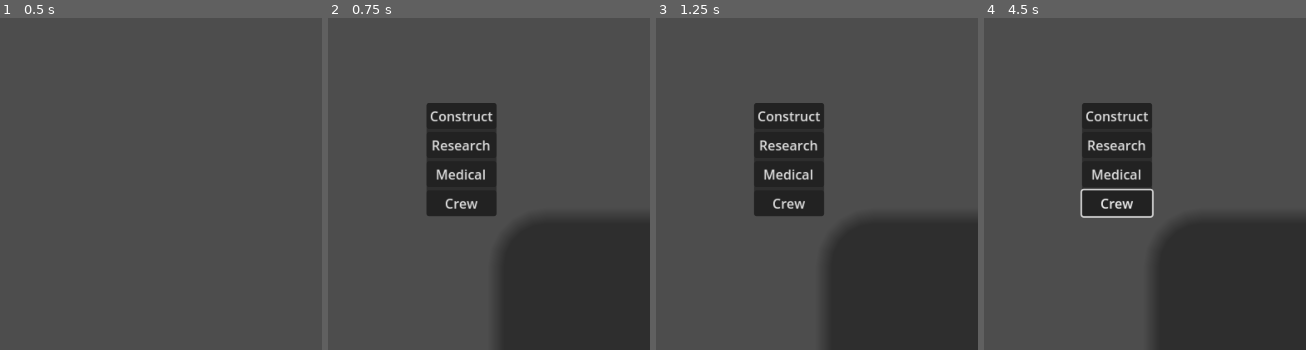
Above: before the commit, frames 1-4 (left to right).
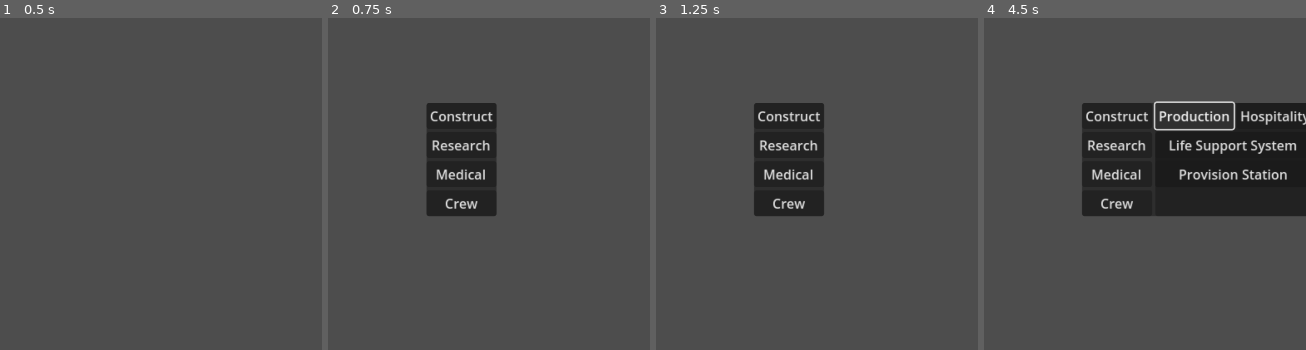
Above: after the commit, the same moments.

Repository: AxisTrotec/Astra
Game: Godot game, scene res://Scenes/World Generation/World Generation.tscn
The game is run twice, just before and just after one commit, with the same random seed, the same clock (stepped at 60 frames per second) and the same inputs.
Inputs (mouse positions are in pixels of both pictures, inside the frame that each line leads up to):
- Up to frame 1 (0.5 s): no input
- Up to frame 2 (0.75 s): tap Enter at 0.5 s; move the mouse to (427, 104) at 0.52 s; hold Right from 0.53 s (still down); hold Ctrl from 0.53 s (still down); click (427, 104) at 0.67 s
- Up to frame 3 (1.25 s): keep holding Right; keep holding Ctrl
- Up to frame 4 (4.5 s): release Right at 1.25 s; release Ctrl at 1.25 s; click "Construct" at 1.25 s; click "Research" at 2 s; click "Medical" at 2.75 s; click "Crew" at 3.5 s; click (1193, 114) at 4.25 s, where only the run after the commit has a clickable "Production"

Frame 1 is identical in both runs. In frame 2, 18% of the frame differs, in the area x 53-100%, y 60-100%; in frame 3, 18%; in frame 4, 34%, in the area x 29-100%, y 25-100%.

Commit message:
New version

Diff:
--- a/Scenes/InfoPanel/build_panel.tscn
+++ b/Scenes/InfoPanel/build_panel.tscn
@@ -1,7 +1,6 @@
-[gd_scene load_steps=3 format=3 uid="uid://dip1rvsm35qy2"]
+[gd_scene load_steps=2 format=3 uid="uid://dip1rvsm35qy2"]
 
 [ext_resource type="Script" path="res://Scripts/Panels/build_panel.gd" id="1_lerrl"]
-[ext_resource type="PackedScene" uid="uid://vni0a6kjo5pu" path="res://Scenes/construct_btn.tscn" id="2_36l0t"]
 
 [node name="BuildPanel" type="PanelContainer"]
 offset_right = 40.0
@@ -11,25 +10,156 @@
 [node name="MarginContainer" type="MarginContainer" parent="."]
 layout_mode = 2
 
-[node name="VBoxContainer" type="VBoxContainer" parent="MarginContainer"]
+[node name="HBoxContainer" type="HBoxContainer" parent="MarginContainer"]
 layout_mode = 2
 
-[node name="ConstructBtn" parent="MarginContainer/VBoxContainer" instance=ExtResource("2_36l0t")]
+[node name="Main" type="VBoxContainer" parent="MarginContainer/HBoxContainer"]
 layout_mode = 2
 
-[node name="ResearchBtn" type="Button" parent="MarginContainer/VBoxContainer"]
+[node name="ConstructBtn" type="Button" parent="MarginContainer/HBoxContainer/Main"]
+layout_mode = 2
+text = "Construct"
+
+[node name="ResearchBtn" type="Button" parent="MarginContainer/HBoxContainer/Main"]
 layout_mode = 2
 text = "Research"
 
-[node name="MedicalBtn" type="Button" parent="MarginContainer/VBoxContainer"]
+[node name="MedicalBtn" type="Button" parent="MarginContainer/HBoxContainer/Main"]
 layout_mode = 2
 text = "Medical"
 
-[node name="CrewBtn" type="Button" parent="MarginContainer/VBoxContainer"]
+[node name="CrewBtn" type="Button" parent="MarginContainer/HBoxContainer/Main"]
 layout_mode = 2
 text = "Crew"
 
-[connection signal="pressed" from="MarginContainer/VBoxContainer/ConstructBtn" to="." method="_on_construct_btn_pressed"]
-[connection signal="pressed" from="MarginContainer/VBoxContainer/ResearchBtn" to="." method="_on_research_btn_pressed"]
-[connection signal="pressed" from="MarginContainer/VBoxContainer/MedicalBtn" to="." method="_on_medical_btn_pressed"]
-[connection signal="pressed" from="MarginContainer/VBoxContainer/CrewBtn" to="." method="_on_crew_btn_pressed"]
+[node name="ConstructPanel" type="PanelContainer" parent="MarginContainer/HBoxContainer"]
+visible = false
+layout_mode = 2
+
+[node name="VBoxContainer2" type="VBoxContainer" parent="MarginContainer/HBoxContainer/ConstructPanel"]
+layout_mode = 2
+
+[node name="ConstructList" type="HBoxContainer" parent="MarginContainer/HBoxContainer/ConstructPanel/VBoxContainer2"]
+layout_mode = 2
+
+[node name="Production" type="Button" parent="MarginContainer/HBoxContainer/ConstructPanel/VBoxContainer2/ConstructList"]
+layout_mode = 2
+text = "Production"
+
+[node name="Hospitality" type="Button" parent="MarginContainer/HBoxContainer/ConstructPanel/VBoxContainer2/ConstructList"]
+layout_mode = 2
+text = "Hospitality"
+
+[node name="Military" type="Button" parent="MarginContainer/HBoxContainer/ConstructPanel/VBoxContainer2/ConstructList"]
+layout_mode = 2
+text = "Military"
+
+[node name="Development" type="Button" parent="MarginContainer/HBoxContainer/ConstructPanel/VBoxContainer2/ConstructList"]
+layout_mode = 2
+text = "Development"
+
+[node name="ProductionPanel" type="PanelContainer" parent="MarginContainer/HBoxContainer/ConstructPanel/VBoxContainer2"]
+visible = false
+layout_mode = 2
+size_flags_horizontal = 3
+
+[node name="VBoxContainer" type="VBoxContainer" parent="MarginContainer/HBoxContainer/ConstructPanel/VBoxContainer2/ProductionPanel"]
+layout_mode = 2
+
+[node name="1" type="HBoxContainer" parent="MarginContainer/HBoxContainer/ConstructPanel/VBoxContainer2/ProductionPanel/VBoxContainer"]
+layout_mode = 2
+
+[node name="LSS" type="Button" parent="MarginContainer/HBoxContainer/ConstructPanel/VBoxContainer2/ProductionPanel/VBoxContainer/1" groups=["facilities"]]
+layout_mode = 2
+size_flags_horizontal = 3
+text = "Life Support System"
+
+[node name="SPS" type="Button" parent="MarginContainer/HBoxContainer/ConstructPanel/VBoxContainer2/ProductionPanel/VBoxContainer/1" groups=["facilities"]]
+layout_mode = 2
+size_flags_horizontal = 3
+text = "Solar Panel System"
+
+[node name="2" type="HBoxContainer" parent="MarginContainer/HBoxContainer/ConstructPanel/VBoxContainer2/ProductionPanel/VBoxContainer"]
+layout_mode = 2
+
+[node name="Provision" type="Button" parent="MarginContainer/HBoxContainer/ConstructPanel/VBoxContainer2/ProductionPanel/VBoxContainer/2" groups=["facilities"]]
+layout_mode = 2
+size_flags_horizontal = 3
+text = "Provision Station"
+
+[node name="Hydroponic" type="Button" parent="MarginContainer/HBoxContainer/ConstructPanel/VBoxContainer2/ProductionPanel/VBoxContainer/2" groups=["facilities"]]
+layout_mode = 2
+size_flags_horizontal = 3
+text = "Hydroponic Bar"
+
+[node name="HospitalityPanel" type="PanelContainer" parent="MarginContainer/HBoxContainer/ConstructPanel/VBoxContainer2"]
+visible = false
+layout_mode = 2
+size_flags_horizontal = 3
+
+[node name="VBoxContainer" type="VBoxContainer" parent="MarginContainer/HBoxContainer/ConstructPanel/VBoxContainer2/HospitalityPanel"]
+layout_mode = 2
+
+[node name="1" type="HBoxContainer" parent="MarginContainer/HBoxContainer/ConstructPanel/VBoxContainer2/HospitalityPanel/VBoxContainer"]
+layout_mode = 2
+
+[node name="Residences" type="Button" parent="MarginContainer/HBoxContainer/ConstructPanel/VBoxContainer2/HospitalityPanel/VBoxContainer/1" groups=["facilities"]]
+layout_mode = 2
+size_flags_horizontal = 3
+text = "Residences"
+
+[node name="Medical" type="Button" parent="MarginContainer/HBoxContainer/ConstructPanel/VBoxContainer2/HospitalityPanel/VBoxContainer/1" groups=["facilities"]]
+layout_mode = 2
+size_flags_horizontal = 3
+text = "Medical Bay"
+
+[node name="MilitaryPanel" type="PanelContainer" parent="MarginContainer/HBoxContainer/ConstructPanel/VBoxContainer2"]
+visible = false
+layout_mode = 2
+size_flags_horizontal = 3
+
+[node name="VBoxContainer" type="VBoxContainer" parent="MarginContainer/HBoxContainer/ConstructPanel/VBoxContainer2/MilitaryPanel"]
+layout_mode = 2
+
+[node name="1" type="HBoxContainer" parent="MarginContainer/HBoxContainer/ConstructPanel/VBoxContainer2/MilitaryPanel/VBoxContainer"]
+layout_mode = 2
+
+[node name="Armoury" type="Button" parent="MarginContainer/HBoxContainer/ConstructPanel/VBoxContainer2/MilitaryPanel/VBoxContainer/1" groups=["facilities"]]
+layout_mode = 2
+size_flags_horizontal = 3
+text = "Armoury"
+
+[node name="Hangar" type="Button" parent="MarginContainer/HBoxContainer/ConstructPanel/VBoxContainer2/MilitaryPanel/VBoxContainer/1" groups=["facilities"]]
+layout_mode = 2
+size_flags_horizontal = 3
+text = "Hangar"
+
+[node name="DevelopmentPanel" type="PanelContainer" parent="MarginContainer/HBoxContainer/ConstructPanel/VBoxContainer2"]
+visible = false
+layout_mode = 2
+size_flags_horizontal = 3
+
+[node name="VBoxContainer" type="VBoxContainer" parent="MarginContainer/HBoxContainer/ConstructPanel/VBoxContainer2/DevelopmentPanel"]
+layout_mode = 2
+
+[node name="1" type="HBoxContainer" parent="MarginContainer/HBoxContainer/ConstructPanel/VBoxContainer2/DevelopmentPanel/VBoxContainer"]
+layout_mode = 2
+
+[node name="Research" type="Button" parent="MarginContainer/HBoxContainer/ConstructPanel/VBoxContainer2/DevelopmentPanel/VBoxContainer/1" groups=["facilities"]]
+layout_mode = 2
+size_flags_horizontal = 3
+text = "Research Station"
+
+[node name="Engineering" type="Button" parent="MarginContainer/HBoxContainer/ConstructPanel/VBoxContainer2/DevelopmentPanel/VBoxContainer/1" groups=["facilities"]]
+layout_mode = 2
+size_flags_horizontal = 3
+text = "Engineering Station"
+
+[connection signal="pressed" from="MarginContainer/HBoxContainer/Main/ConstructBtn" to="." method="_on_construct_btn_pressed"]
+[connection signal="pressed" from="MarginContainer/HBoxContainer/Main/ResearchBtn" to="." method="_on_research_btn_pressed"]
+[connection signal="pressed" from="MarginContainer/HBoxContainer/Main/MedicalBtn" to="." method="_on_medical_btn_pressed"]
+[connection signal="pressed" from="MarginContainer/HBoxContainer/Main/CrewBtn" to="." method="_on_crew_btn_pressed"]
+[connection signal="pressed" from="MarginContainer/HBoxContainer/ConstructPanel/VBoxContainer2/ConstructList/Production" to="." method="_on_production_pressed"]
+[connection signal="pressed" from="MarginContainer/HBoxContainer/ConstructPanel/VBoxContainer2/ConstructList/Hospitality" to="." method="_on_hospitality_pressed"]
+[connection signal="pressed" from="MarginContainer/HBoxContainer/ConstructPanel/VBoxContainer2/ConstructList/Military" to="." method="_on_military_pressed"]
+[connection signal="pressed" from="MarginContainer/HBoxContainer/ConstructPanel/VBoxContainer2/ConstructList/Development" to="." method="_on_development_pressed"]
--- a/Scenes/World Generation/World Generation.tscn
+++ b/Scenes/World Generation/World Generation.tscn
@@ -8,6 +8,7 @@
 [ext_resource type="PackedScene" uid="uid://ccxncict6cq11" path="res://Entities/HQ.tscn" id="4_cvp68"]
 [ext_resource type="PackedScene" uid="uid://dip1rvsm35qy2" path="res://Scenes/InfoPanel/build_panel.tscn" id="5_iogo4"]
 [ext_resource type="Script" path="res://Scripts/World Generation/TileMap.gd" id="7_dh57s"]
+[ext_resource type="Script" path="res://Scripts/Build_preview.gd" id="9_arw4f"]
 
 [sub_resource type="TileSetAtlasSource" id="TileSetAtlasSource_b4qke"]
 texture = ExtResource("2_wjk1c")
@@ -28,6 +29,7 @@
 script = ExtResource("2_ce041")
 
 [node name="Counter Bar" parent="Camera2D" instance=ExtResource("2_esr7y")]
+visible = false
 
 [node name="InfoPanel" parent="Camera2D" instance=ExtResource("2_pqhvx")]
 visible = false
@@ -56,3 +58,6 @@
 [node name="HQ" parent="." instance=ExtResource("4_cvp68")]
 visible = false
 position = Vector2(0, -2)
+
+[node name="Build_preview" type="CanvasLayer" parent="."]
+script = ExtResource("9_arw4f")
--- a/Scenes/construct_btn.tscn
+++ /dev/null
@@ -1,20 +0,0 @@
-[gd_scene load_steps=2 format=3 uid="uid://vni0a6kjo5pu"]
-
-[ext_resource type="Script" path="res://Scripts/Panels/construct_btn.gd" id="1_h40hq"]
-
-[node name="ConstructBtn" type="Button"]
-text = "Construct"
-script = ExtResource("1_h40hq")
-
-[node name="HBoxContainer" type="HBoxContainer" parent="."]
-visible = false
-layout_mode = 0
-offset_right = 40.0
-offset_bottom = 40.0
-
-[node name="VBoxContainer" type="VBoxContainer" parent="HBoxContainer"]
-layout_mode = 2
-
-[node name="Button" type="Button" parent="HBoxContainer/VBoxContainer"]
-layout_mode = 2
-text = "Your mom"
--- /dev/null
+++ b/Scripts/Build_preview.gd
@@ -0,0 +1,13 @@
+extends CanvasLayer
+
+
+func set_build_preview(type, mouse_pos):
+	var drag = load("res://Art Assets/Sketches/HQ.png")
+	drag.set_name("Preview")
+	drag = Color("ad54ffc")
+
+	var control = Control.new()
+	control.add_child(drag, true)
+	control.rect_position = mouse_pos
+	control.set_name("Preview")
+	add_child(control, true)
--- a/Scripts/Panels/build_panel.gd
+++ b/Scripts/Panels/build_panel.gd
@@ -1,20 +1,28 @@
 extends PanelContainer
 
-@onready var constructList = $"MarginContainer/VBoxContainer/ConstructBtn/HBoxContainer"
-@onready var constructBtn = $"MarginContainer/VBoxContainer/ConstructBtn"
+#Onready variables
+@onready var constructPanel = $MarginContainer/HBoxContainer/ConstructPanel
+@onready var productionPanel = $MarginContainer/HBoxContainer/ConstructPanel/VBoxContainer2/ProductionPanel
+@onready var hospitalityPanel = $MarginContainer/HBoxContainer/ConstructPanel/VBoxContainer2/HospitalityPanel
+@onready var militaryPanel = $MarginContainer/HBoxContainer/ConstructPanel/VBoxContainer2/MilitaryPanel
+@onready var developmentPanel = $MarginContainer/HBoxContainer/ConstructPanel/VBoxContainer2/DevelopmentPanel
 
-# Called when the node enters the scene tree for the first time.
+#Variables
+var build_mode = false
+var build_type
+
 func _ready():
-	pass # Replace with function body.
-
-
-# Called every frame. 'delta' is the elapsed time since the previous frame.
-func _process(delta):
-	pass
+	for i in get_tree().get_nodes_in_group("facilities"):
+		i.button_down.connect(initiate_build_mode.bind(i.get_text()))
 
 func _on_construct_btn_pressed():
-	print("test")
-	constructList.visible = true
+	constructPanel.visible = true
+	productionPanel.visible = true
+
+func initiate_build_mode(type):
+	build_type = type
+	build_mode = true
+	get_tree().get_root().get_node("res://Scenes/World Generation/World Generation.tscn").set_build_preview(type, get_global_mouse_position())
 
 func _on_research_btn_pressed():
 	print("research")
@@ -26,3 +34,31 @@
 
 func _on_crew_btn_pressed():
 	print("crew")
+
+
+func _on_production_pressed():
+	hospitalityPanel.visible = false
+	militaryPanel.visible = false
+	developmentPanel.visible = false
+	productionPanel.visible = true
+
+
+func _on_hospitality_pressed():
+	militaryPanel.visible = false
+	developmentPanel.visible = false
+	productionPanel.visible = false
+	hospitalityPanel.visible = true
+
+
+func _on_military_pressed():
+	developmentPanel.visible = false
+	productionPanel.visible = false
+	hospitalityPanel.visible = false
+	militaryPanel.visible = true
+
+
+func _on_development_pressed():
+	productionPanel.visible = false
+	hospitalityPanel.visible = false
+	militaryPanel.visible = false
+	developmentPanel.visible = true
Not shown: 1 places in Scenes/World Generation/World Generation.tscn that only renumber resources
